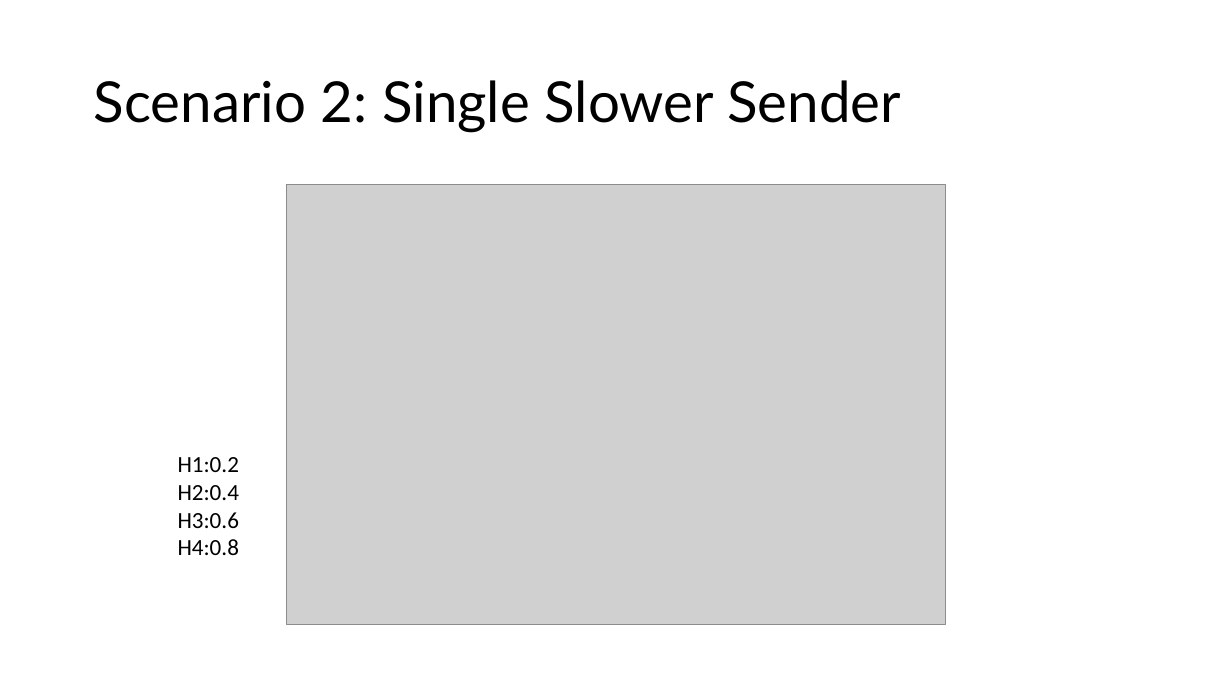
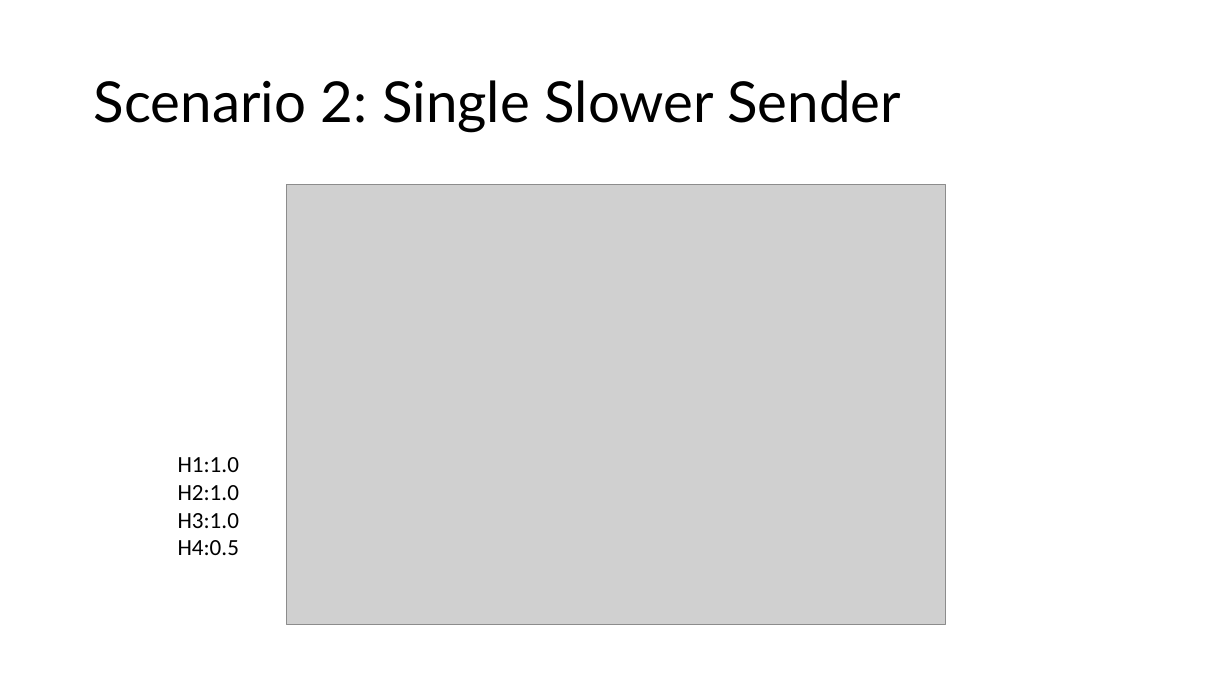
Before and after one commit to LittleD3092/reliable-in-network-aggregation, a slide deck: slide 12 of report.pptx. Drawn at 1232x693 pixels with LibreOffice and Linux fonts; fonts in the diff are those of the drawing; grey boxes stand for pictures. Boxes give left, top, right and bottom in pixels: in the first picture for what was removed or moved away, otherwise in the second. Text is boxed around its words. In the diff, an @@ line names an element or a change of style, - is before the commit and + after.

```diff
--- a/report.pptx
+++ b/report.pptx
@@ text at [178,457,239,555]: text changed @@
-H1:0.2
-H2:0.4
-H3:0.6
-H4:0.8
+H1:1.0
+H2:1.0
+H3:1.0
+H4:0.5
```
Also in this commit, not shown: 5 other slides changed.
